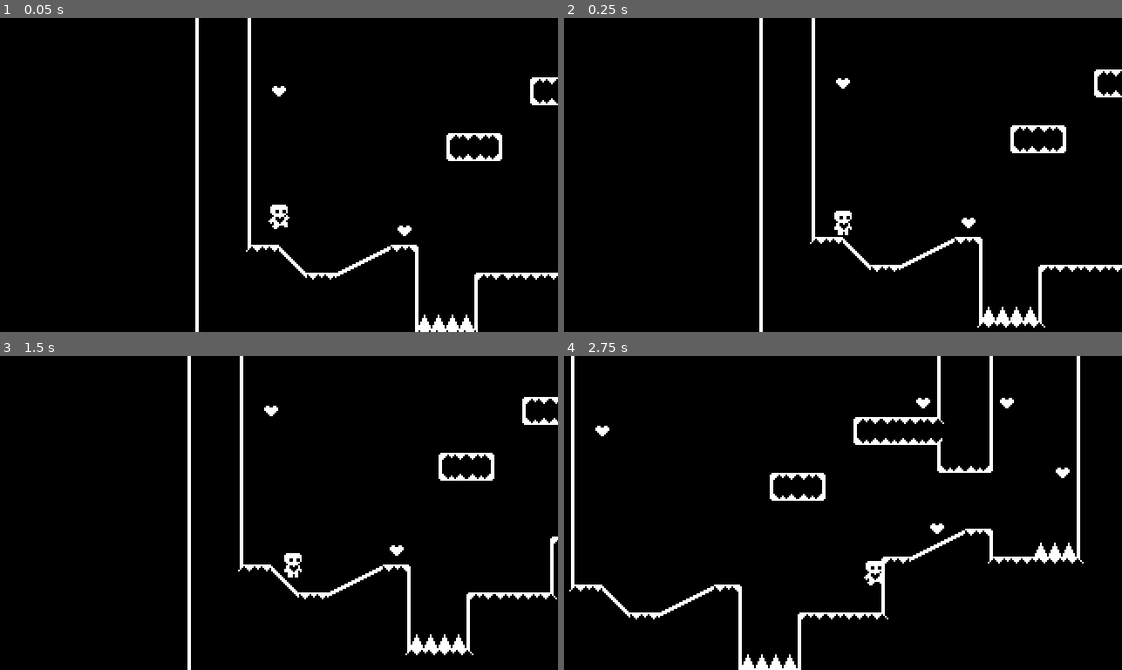
Above: before the commit, frames 1-4 (two rows, left to right).
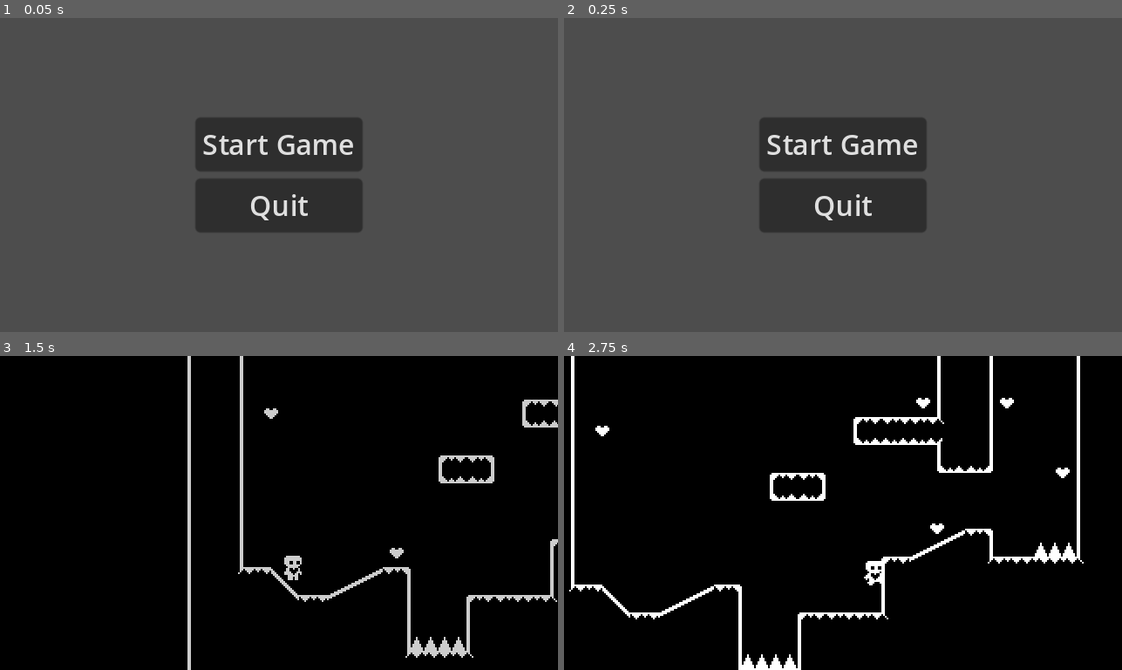
Above: after the commit, the same moments.

Repository: Jordla/HeartPlatformer-Godot-4-Tutorial
Game: Godot game, scene res://start_menu.tscn
The game is run twice, just before and just after one commit, with the same random seed, the same clock (stepped at 60 frames per second) and the same inputs. Before the commit the project starts from res://level_one.tscn.
Inputs (mouse positions are in pixels of both pictures, inside the frame that each line leads up to):
- Up to frame 1 (0.05 s): no input
- Up to frame 2 (0.25 s): no input
- Up to frame 3 (1.5 s): click (279, 481) at 0.5 s, where only the run after the commit has a clickable "Start Game"; hold Right (move_right) from 1.28 s (still down)
- Up to frame 4 (2.75 s): keep holding Right (move_right); tap Space (jump) at 1.52, 2.27 s

The runs differ from the first frame. In frame 1, 100% of the frame differs, in the area x 0-100%, y 0-100%; in frame 2, 100%; in frame 3, 4.1%; in frame 4, nothing differs.

Commit message:
Add start menu - Start Tutorial Video P10
Allows the player to press buttons to either
start or quit the game.

Diff:
--- a/level_transition.tscn
+++ b/level_transition.tscn
@@ -1,22 +1,6 @@
 [gd_scene load_steps=6 format=3 uid="uid://qms60nr2gg56"]
 
 [ext_resource type="Script" path="res://level_transition.gd" id="1_8hc6x"]
-
-[sub_resource type="Animation" id="Animation_vsbdc"]
-resource_name = "fade_to_black"
-length = 0.5
-tracks/0/type = "value"
-tracks/0/imported = false
-tracks/0/enabled = true
-tracks/0/path = NodePath("ColorRect:color")
-tracks/0/interp = 1
-tracks/0/loop_wrap = true
-tracks/0/keys = {
-"times": PackedFloat32Array(0, 0.5),
-"transitions": PackedFloat32Array(1, 1),
-"update": 0,
-"values": [Color(0, 0, 0, 0), Color(0, 0, 0, 1)]
-}
 
 [sub_resource type="Animation" id="Animation_e8cpi"]
 length = 0.001
@@ -49,6 +33,22 @@
 "values": [Color(0, 0, 0, 1), Color(0, 0, 0, 0)]
 }
 
+[sub_resource type="Animation" id="Animation_vsbdc"]
+resource_name = "fade_to_black"
+length = 0.5
+tracks/0/type = "value"
+tracks/0/imported = false
+tracks/0/enabled = true
+tracks/0/path = NodePath("ColorRect:color")
+tracks/0/interp = 1
+tracks/0/loop_wrap = true
+tracks/0/keys = {
+"times": PackedFloat32Array(0, 0.5),
+"transitions": PackedFloat32Array(1, 1),
+"update": 0,
+"values": [Color(0, 0, 0, 0), Color(0, 0, 0, 1)]
+}
+
 [sub_resource type="AnimationLibrary" id="AnimationLibrary_nvxad"]
 _data = {
 "RESET": SubResource("Animation_e8cpi"),
@@ -72,4 +72,5 @@
 anchor_bottom = 1.0
 grow_horizontal = 2
 grow_vertical = 2
+mouse_filter = 2
 color = Color(0, 0, 0, 0)
--- a/player.gd
+++ b/player.gd
@@ -94,3 +94,5 @@
 func _on_hazard_detector_area_entered(area):
 	global_position = starting_position # Also enabled position smoothing in the Camera2D node - Makes the game blurry though
 	# queue_free() # Destroys/deletes node that script is attached to and all subsequent children
+
+# e
--- a/project.godot
+++ b/project.godot
@@ -11,7 +11,7 @@
 [application]
 
 config/name="HeartBeast-HeartPlatformerTutorial"
-run/main_scene="res://level_one.tscn"
+run/main_scene="res://start_menu.tscn"
 config/features=PackedStringArray("4.2", "Forward Plus")
 config/icon="res://icon.svg"
 
--- /dev/null
+++ b/start_menu.gd
@@ -0,0 +1,10 @@
+extends CenterContainer
+
+func _on_start_game_button_pressed():
+	await LevelTransition.fade_to_black()
+	get_tree().change_scene_to_file("res://level_one.tscn")
+	LevelTransition.fade_from_black()
+
+
+func _on_quit_button_pressed():
+	get_tree().quit()
--- /dev/null
+++ b/start_menu.tscn
@@ -0,0 +1,25 @@
+[gd_scene load_steps=2 format=3 uid="uid://2rk6vyuwwq2h"]
+
+[ext_resource type="Script" path="res://start_menu.gd" id="1_wn8wl"]
+
+[node name="StartMenu" type="CenterContainer"]
+anchors_preset = 15
+anchor_right = 1.0
+anchor_bottom = 1.0
+grow_horizontal = 2
+grow_vertical = 2
+script = ExtResource("1_wn8wl")
+
+[node name="VBoxContainer" type="VBoxContainer" parent="."]
+layout_mode = 2
+
+[node name="StartGameButton" type="Button" parent="VBoxContainer"]
+layout_mode = 2
+text = "Start Game"
+
+[node name="QuitButton" type="Button" parent="VBoxContainer"]
+layout_mode = 2
+text = "Quit"
+
+[connection signal="pressed" from="VBoxContainer/StartGameButton" to="." method="_on_start_game_button_pressed"]
+[connection signal="pressed" from="VBoxContainer/QuitButton" to="." method="_on_quit_button_pressed"]
